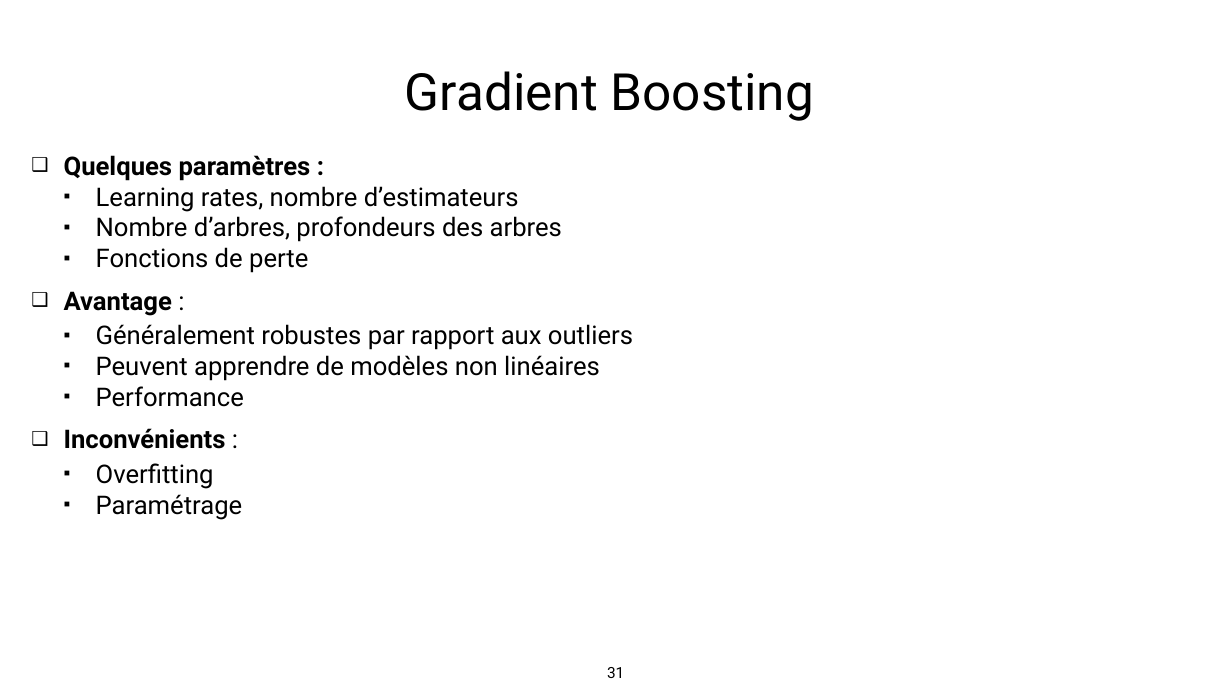
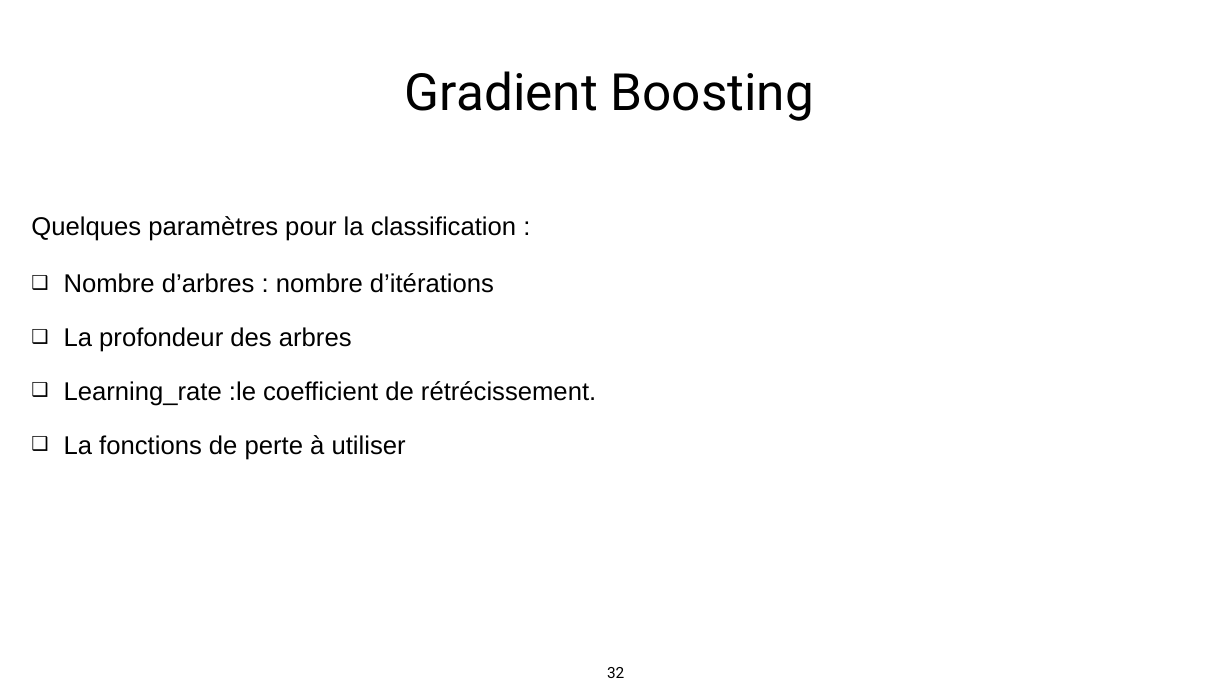
Before and after one commit to makboulhoussen/projet5, a slide deck: slide 32 of rapport/DS-Projet5-AzimM-V1.0.pptx (slide 31 before the commit). Drawn at 1232x693 pixels with LibreOffice and Linux fonts; fonts in the diff are those of the drawing. Boxes give left, top, right and bottom in pixels: in the first picture for what was removed or moved away, otherwise in the second. Text is boxed around its words. In the diff, an @@ line names an element or a change of style, - is before the commit and + after.

```diff
--- a/rapport/DS-Projet5-AzimM-V1.0.pptx
+++ b/rapport/DS-Projet5-AzimM-V1.0.pptx
@@ text at <box>31,216,596,460</box>: text changed; font Roboto to Arial @@
-❑ Quelques paramètres :
-  ▪ Learning rates, nombre d’estimateurs
-  ▪ Nombre d’arbres, profondeurs des arbres
-  ▪ Fonctions de perte
-❑ Avantage :
-  ▪ Généralement robustes par rapport aux outliers
-  ▪ Peuvent apprendre de modèles non linéaires
-  ▪ Performance
-❑ Inconvénients :
-  ▪ Overfitting
-  ▪ Paramétrage
+Quelques paramètres pour la classification :
+❑ Nombre d’arbres : nombre d’itérations
+❑ La profondeur des arbres
+❑ Learning_rate :le coefficient de rétrécissement.
+❑ La fonctions de perte à utiliser
@@ page number at <box>607,667,624,678</box>: text changed @@
-31
+32
```
Also in this commit, not shown: 5 other slides changed, 3 slides added.
